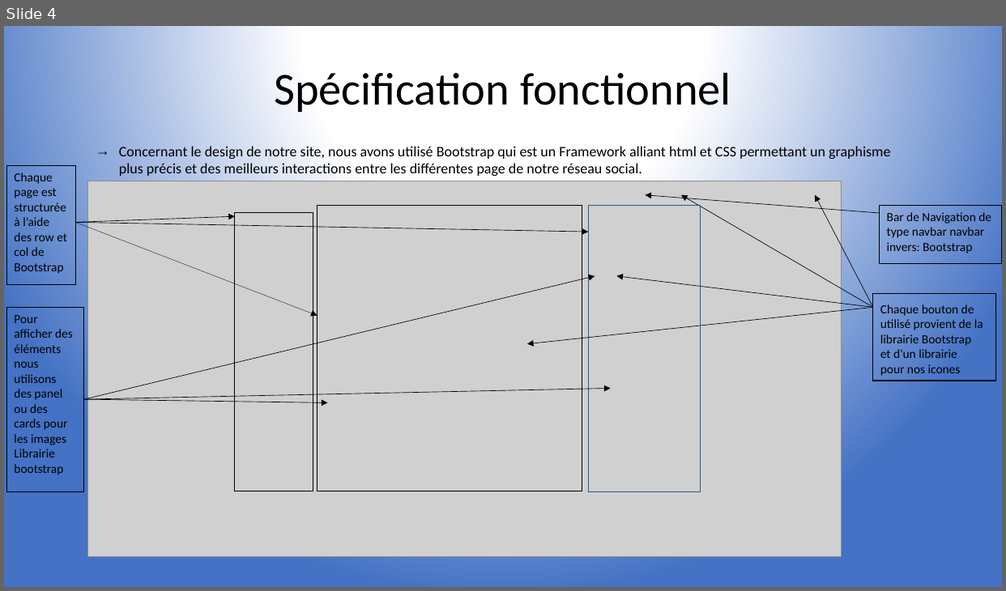
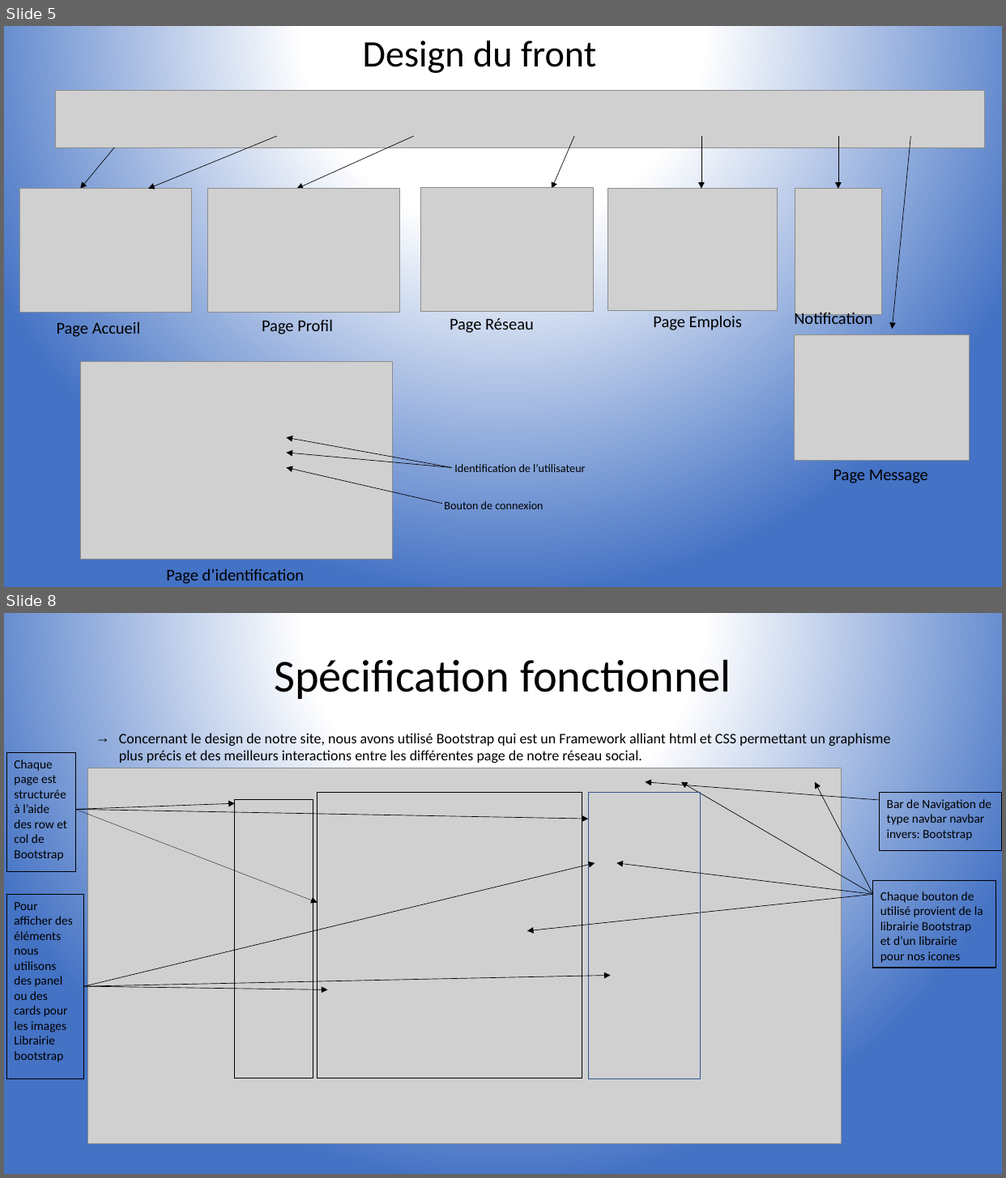
Before and after one commit to Maxtoq/ECELink, a slide deck: Présentation_finale.pptx. Shown one above the other, each under a label of ours: slide 4 before the commit, slides 5 and 8 after it; the slides between them are not shown. The pictures are 1006x591 and 1006x1178 pixels, drawn with LibreOffice and Linux fonts; fonts in the diff are those of the drawing; grey boxes stand for pictures. Boxes give left, top, right and bottom in pixels: in the first picture for what was removed or moved away, otherwise in the second. Text is boxed around its words. In the diff, an @@ line names an element or a change of style, - is before the commit and + after.

```diff
--- a/Présentation_finale.pptx
+++ b/Présentation_finale.pptx
@@ slide 5 added at (4, 26, 1002, 587), background gradient #FFFFFF to #4472C4 @@
@@ text added at (363, 41, 596, 73), 36 pt, text #000000 @@
+Design du front
@@ picture added at (56, 90, 985, 148) @@
@@ arrow added from (277, 136) to (148, 189), #000000 0.5 pt @@
@@ arrow added from (414, 136) to (296, 189), #000000 0.5 pt @@
@@ arrow added from (574, 136) to (552, 189), #000000 0.5 pt @@
@@ arrow added from (701, 136) to (701, 189), #000000 0.5 pt @@
@@ arrow added from (839, 136) to (839, 189), #000000 0.5 pt @@
@@ arrow added from (910, 136) to (892, 329), #000000 0.5 pt @@
@@ arrow added from (114, 148) to (80, 189), #000000 0.5 pt @@
@@ picture added at (19, 189, 192, 312) @@
@@ picture added at (207, 189, 399, 312) @@
@@ picture added at (421, 188, 593, 312) @@
@@ picture added at (607, 189, 778, 310) @@
@@ picture added at (795, 189, 881, 314) @@
@@ text added at (653, 315, 742, 331), 16 pt, text #000000 @@
+Page Emplois
@@ text added at (794, 310, 872, 324), 16 pt, text #000000 @@
+Notification
@@ text added at (57, 322, 140, 337), 16 pt, text #000000 @@
+Page Accueil
@@ text added at (262, 319, 333, 335), 16 pt, text #000000 @@
+Page Profil
@@ text added at (450, 318, 534, 333), 16 pt, text #000000 @@
+Page Réseau
@@ picture added at (794, 335, 969, 461) @@
@@ picture added at (80, 362, 392, 560) @@
@@ arrow added from (452, 467) to (286, 437), #000000 0.5 pt @@
@@ arrow added from (452, 467) to (286, 453), #000000 0.5 pt @@
@@ arrow added from (442, 504) to (286, 467), #000000 0.5 pt @@
@@ text added at (454, 464, 585, 472), 11 pt, text #000000 @@
+Identification de l’utilisateur
@@ text added at (833, 470, 928, 484), 16 pt, text #000000 @@
+Page Message
@@ text added at (444, 501, 543, 510), 11 pt, text #000000 @@
+Bouton de connexion
@@ text added at (166, 569, 304, 584), 16 pt, text #000000 @@
+Page d’identification
@@ what was slide 4 is now slide 8 @@
```
Also in this commit, not shown: 1 slide changed, 10 other slides added, 3 slides removed.
